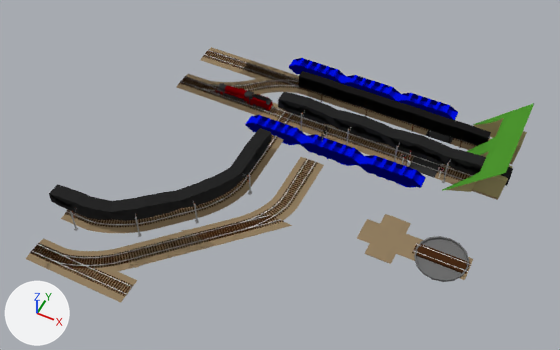
Before and after pictures for a commit that changed the Blender file Assets/Blender/Rail/Track1.blend.
The view is the same before and after, from a 50 mm camera at (8.08, -16.77, 22.21) aimed at (-0.43, 0.25, 0.93). Every picture has the same lights, and +X, +Y and +Z are marked at lower left.

Script lines for the objects in view, before the commit:
```python
ob_cube_000 = bpy.data.objects.new('Cube.000', me_cube_056)
ob_cube_000.location = (2.0, 4.0, 0.0)
ob_cube_000.rotation_euler = (0.0, 0.0, 1.571)  # degrees (0, 0, 90)
ob_engine = bpy.data.objects.new('Engine', me_cube)
ob_engine.location = (-3.98, 4.0, 0.07)
ob_engine.rotation_euler = (0.0, 0.0, 1.571)  # degrees (0, 0, 90)
ob_engine.scale = (0.286, 0.286, 0.286)
ob_plane = bpy.data.objects.new('Plane', me_plane)
ob_plane.location = (1.0, 7.0, 0.0)
# also in view: 'CatenaryWire.001' at (-4.55, -1.14, 0.81); 'Rails.015' at (-4.0, -5.75, 0.04); 'Rails.005' at (-6.0, 6.0, 0.04); 'LeftPointsOriginal' at (-4.0, 5.0, 0.04); 'Grid' at (6.05, 6.0, 1.0)
```
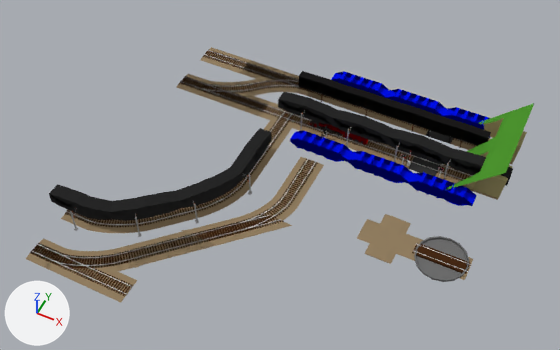
Boxes [x1, y1, x2, y2] around the edits, measured in the pictures (560 x 350 px):
'Plane', moved
    before: [245, 58, 458, 188]
    after: [290, 71, 490, 206]
'Engine', moved
    before: [215, 83, 274, 111]
    after: [308, 120, 369, 145]

Diff of the bpy script that builds the scene:
```diff
--- a/Assets/Blender/Rail/Track1.blend.py
+++ b/Assets/Blender/Rail/Track1.blend.py
@@ ob_plane @@
 ob_plane = bpy.data.objects.new('Plane', me_plane)
-ob_plane.location = (1.0, 7.0, 0.0)
+ob_plane.location = (3.0, 7.0, 0.0)
 _m = ob_plane.modifiers.new('Skin', 'SKIN')
@@ ob_engine @@
 ob_engine = bpy.data.objects.new('Engine', me_cube)
-ob_engine.location = (-3.98, 4.0, 0.07)
+ob_engine.location = (0.34, 4.0, 0.07)
 ob_engine.rotation_euler = (0.0, 0.0, 1.571)  # degrees (0, 0, 90)
```
